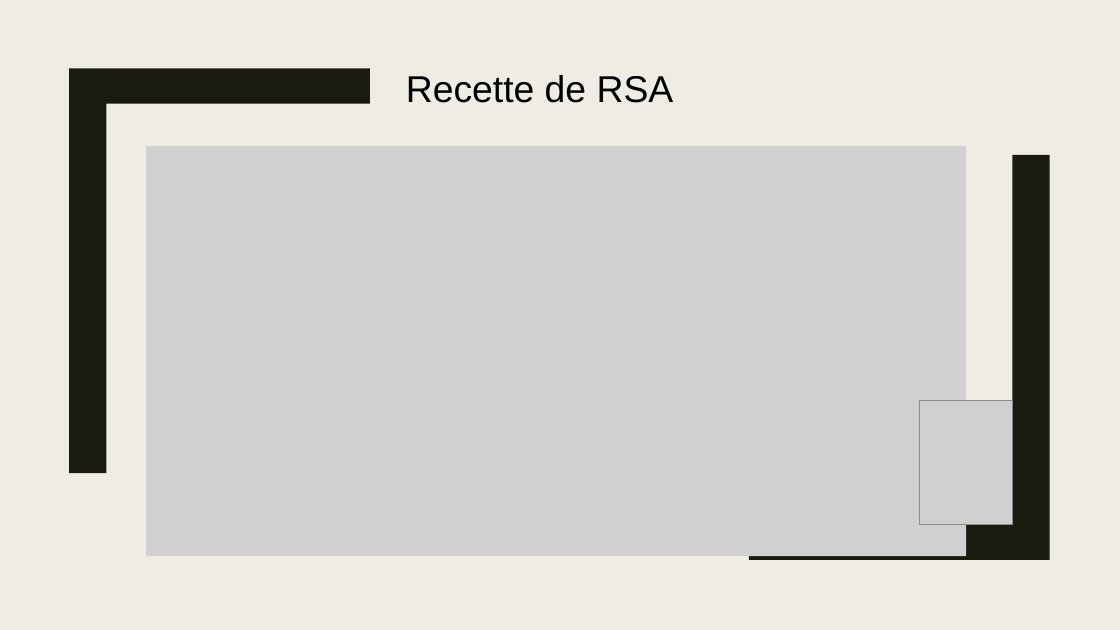
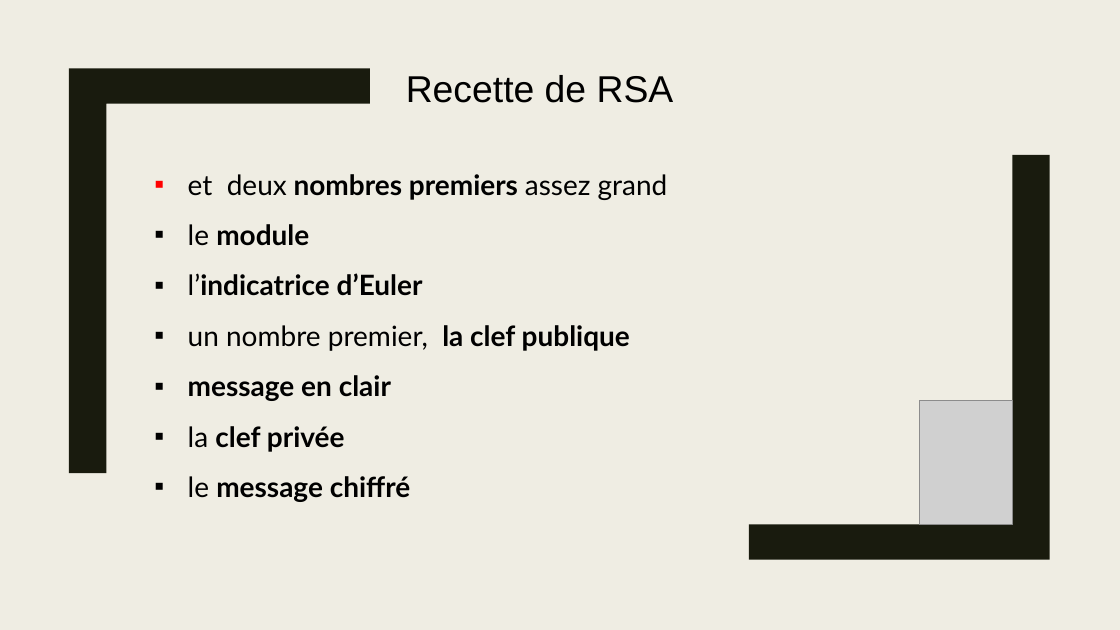
Before and after one commit to Chaman-veteran/wocsa_crypto, a slide deck: slide 9 of presentation.pptx. Drawn at 1120x630 pixels with LibreOffice and Linux fonts; fonts in the diff are those of the drawing; grey boxes stand for pictures. Boxes give left, top, right and bottom in pixels: in the first picture for what was removed or moved away, otherwise in the second. Text is boxed around its words. In the diff, an @@ line names an element or a change of style, - is before the commit and + after.

```diff
--- a/presentation.pptx
+++ b/presentation.pptx
@@ freeform shape at box(69, 68, 370, 473): outline redrawn @@
@@ picture removed at box(146, 146, 966, 556) @@
@@ text added at box(188, 174, 668, 502), 24 pt, text #000000, bold @@
+▪ et deux nombres premiers assez grand
+▪ le module
+▪ l’indicatrice d’Euler
+▪ un nombre premier, la clef publique
+▪ message en clair
+▪ la clef privée
+▪ le message chiffré
```
Also in this commit, not shown: 9 other slides changed.
